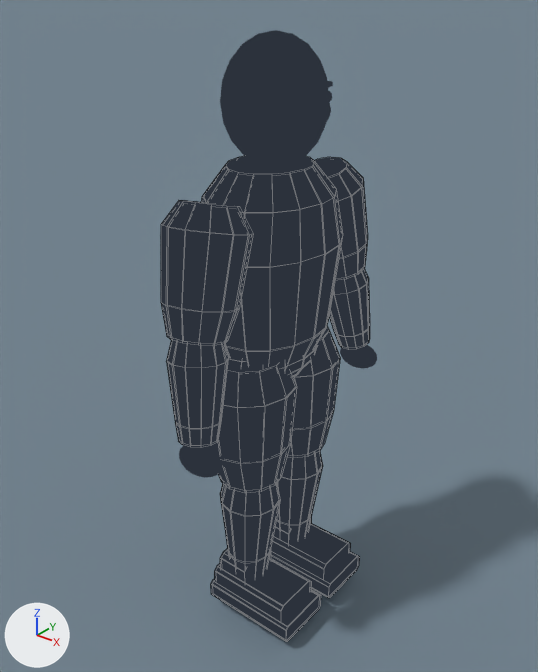
Renders of the Blender file assets/player/player.blend from each side of a commit.
Both versions are drawn from a camera (50 mm lens) standing at (1.28, -1.607, 1.961) and looking at (-0.006, 0.001, 0.964). The axes (+X, +Y, +Z) are drawn at lower left. The lights are the same throughout. The older version comes first. Mesh edges are drawn as thin lines on the coarser meshes.

Script lines for the objects in view, before the commit:
```python
ob_forearm_l = bpy.data.objects.new('forearm.L', me_forearm_001)
ob_forearm_l.location = (0.043, 0.365, 0.96)
ob_forearm_l.rotation_euler = (0.794, 1.356, 0.96)  # degrees (45, 78, 55)
ob_forearm_l.scale = (0.287, 0.18, 0.18)
ob_forearm_r = bpy.data.objects.new('forearm.R', me_forearm_002)
ob_forearm_r.location = (0.043, -0.365, 0.96)
ob_forearm_r.rotation_euler = (-0.794, 1.356, -0.96)  # degrees (-45, 78, -55)
ob_forearm_r.scale = (0.287, 0.18, 0.18)
ob_hand_r = bpy.data.objects.new('hand.R', me_hand_002)
ob_hand_r.location = (0.075, -0.4, 0.765)
ob_hand_r.scale = (0.07, 0.057, 0.072)
ob_upper_arm_l = bpy.data.objects.new('upper_arm.L', me_upper_arm_001)
ob_upper_arm_l.location = (0.013, 0.295, 1.265)
ob_upper_arm_l.rotation_euler = (1.043, 1.295, 1.3)  # degrees (60, 74, 74)
ob_upper_arm_l.scale = (0.343, 0.23, 0.23)
ob_upper_arm_r = bpy.data.objects.new('upper_arm.R', me_upper_arm_002)
ob_upper_arm_r.location = (0.013, -0.295, 1.265)
ob_upper_arm_r.rotation_euler = (-1.043, 1.295, -1.3)  # degrees (-60, 74, -74)
ob_upper_arm_r.scale = (0.343, 0.23, 0.23)
# also in view: 'Bald head' at (0.029, 0.0, 1.66); 'thigh.L' at (0.003, 0.116, 0.735); 'Ground' at (0.0, 0.0, -0.045); 'boot.L' at (0.075, 0.12, 0.109); 'shin.L' at (0.012, 0.12, 0.326)
```
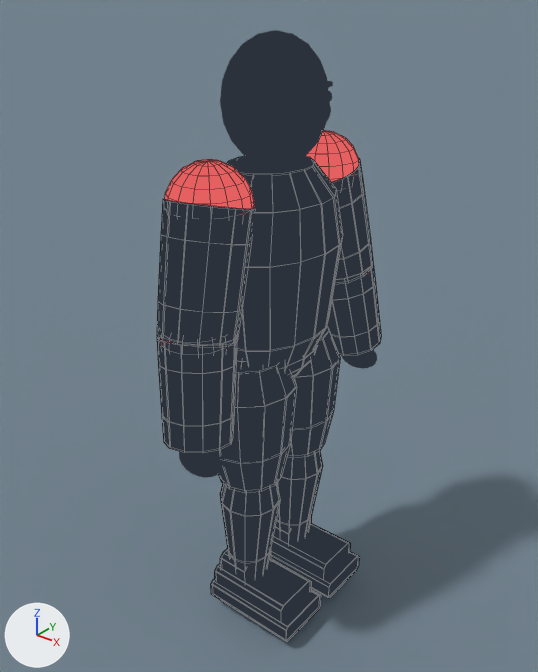
Not visible in the pictures: 'Sleeve elbow.R'.

The change, as a diff of the scene's bpy script:
```diff
--- a/assets/player/player.blend.py
+++ b/assets/player/player.blend.py
@@ me_upper_arm_001 @@
 me_upper_arm_001.from_pydata(...)  # 48 vertices, 38 faces; spans x -0.5..0.5, y -0.5..0.5, z -0.5..0.5
 # used by ob_upper_arm_l; location = (0.013, 0.295, 1.265); rotation_euler = (1.043, 1.295, 1.3), in degrees (60, 74, 74); scale = (0.343, 0.23, 0.23)
+# me_upper_arm_001 part 1: 48 of 48 vertices moved; they spanned x -0.5..0.5, y -0.5..0.5, z -0.5..0.5 and now span x -0.5..0.5, y -0.5..0.5, z -0.5..0.5; mean shift (0.017, 0.0, 0.0)
 me_upper_arm_001.materials.append(mat_shirt)
@@ me_forearm_001 @@
 # used by ob_forearm_l; location = (0.043, 0.365, 0.96); rotation_euler = (0.794, 1.356, 0.96), in degrees (45, 78, 55); scale = (0.287, 0.18, 0.18)
-me_forearm_001.from_pydata(...)  # 48 vertices, 38 faces; spans x -0.5..0.5, y -0.44..0.44, z -0.44..0.44
+me_forearm_001.from_pydata(...)  # 48 vertices, 38 faces; spans x -0.5..0.5, y -0.562..0.562, z -0.562..0.562
+# me_forearm_001 part 2: 48 of 48 vertices moved; they spanned x -0.5..0.5, y -0.44..0.44, z -0.44..0.44 and now span x -0.5..0.5, y -0.562..0.562, z -0.562..0.562; mean shift (-0.01, 0.0, 0.0)
 me_forearm_001.materials.append(mat_shirt)
@@ me_upper_arm_002 @@
 me_upper_arm_002.from_pydata(...)  # 48 vertices, 38 faces; spans x -0.5..0.5, y -0.5..0.5, z -0.5..0.5
 # used by ob_upper_arm_r; location = (0.013, -0.295, 1.265); rotation_euler = (-1.043, 1.295, -1.3), in degrees (-60, 74, -74); scale = (0.343, 0.23, 0.23)
+# me_upper_arm_002 part 3: 48 of 48 vertices moved; they spanned x -0.5..0.5, y -0.5..0.5, z -0.5..0.5 and now span x -0.5..0.5, y -0.5..0.5, z -0.5..0.5; mean shift (0.017, 0.0, 0.0)
 me_upper_arm_002.materials.append(mat_shirt)
@@ me_forearm_002 @@
 # used by ob_forearm_r; location = (0.043, -0.365, 0.96); rotation_euler = (-0.794, 1.356, -0.96), in degrees (-45, 78, -55); scale = (0.287, 0.18, 0.18)
-me_forearm_002.from_pydata(...)  # 48 vertices, 38 faces; spans x -0.5..0.5, y -0.44..0.44, z -0.44..0.44
+me_forearm_002.from_pydata(...)  # 48 vertices, 38 faces; spans x -0.5..0.5, y -0.562..0.562, z -0.562..0.562
+# me_forearm_002 part 4: 48 of 48 vertices moved; they spanned x -0.5..0.5, y -0.44..0.44, z -0.44..0.44 and now span x -0.5..0.5, y -0.562..0.562, z -0.562..0.562; mean shift (-0.01, 0.0, 0.0)
 me_forearm_002.materials.append(mat_shirt)
@@ me_joint_004 @@
+me_joint_004.from_pydata(...)  # a UV sphere (16 segments, 10 rings, poles along z) spanning x -1.0..1.0, y -1.0..1.0, z -1.0..1.0
+me_joint_004.polygons.foreach_set('use_smooth', [True] * 160)
+me_joint_004.materials.append(mat_shirt)
@@ ob_sleeve_elbow_r @@
+ob_sleeve_elbow_r = bpy.data.objects.new('Sleeve elbow.R', me_joint_004)
+ob_sleeve_elbow_r.location = (0.025, -0.34, 1.1)
+ob_sleeve_elbow_r.scale = (0.103, 0.103, 0.103)
@@ ob_sleeve_shoulder_r @@
+ob_sleeve_shoulder_r = bpy.data.objects.new('Sleeve shoulder.R', me_joint_004.copy())
+ob_sleeve_shoulder_r.location = (0.0, -0.25, 1.43)
+ob_sleeve_shoulder_r.scale = (0.115, 0.115, 0.115)
@@ ob_sleeve_shoulder_l @@
+ob_sleeve_shoulder_l = bpy.data.objects.new('Sleeve shoulder.L', me_joint_004.copy())
+ob_sleeve_shoulder_l.location = (0.0, 0.25, 1.43)
+ob_sleeve_shoulder_l.scale = (0.115, 0.115, 0.115)
```

Changed parts and their boxes (x1, y1, x2, y2) in the pictures (538 x 672 px):
'upper_arm.R', reshaped (6% wider)
    before: (161, 200, 253, 346)
    after: (157, 199, 255, 348)
'forearm.R', reshaped (31% wider, 8% taller)
    before: (167, 340, 228, 448)
    after: (157, 336, 237, 453)
'upper_arm.L', reshaped
    before: (314, 157, 368, 280)
    after: (331, 158, 373, 285)
'forearm.L', reshaped
    before: (329, 269, 370, 350)
    after: (327, 260, 381, 356)
'Sleeve shoulder.R', added (red)
    after: (165, 160, 254, 215)
'Sleeve shoulder.L', added (red)
    after: (306, 131, 359, 182)
